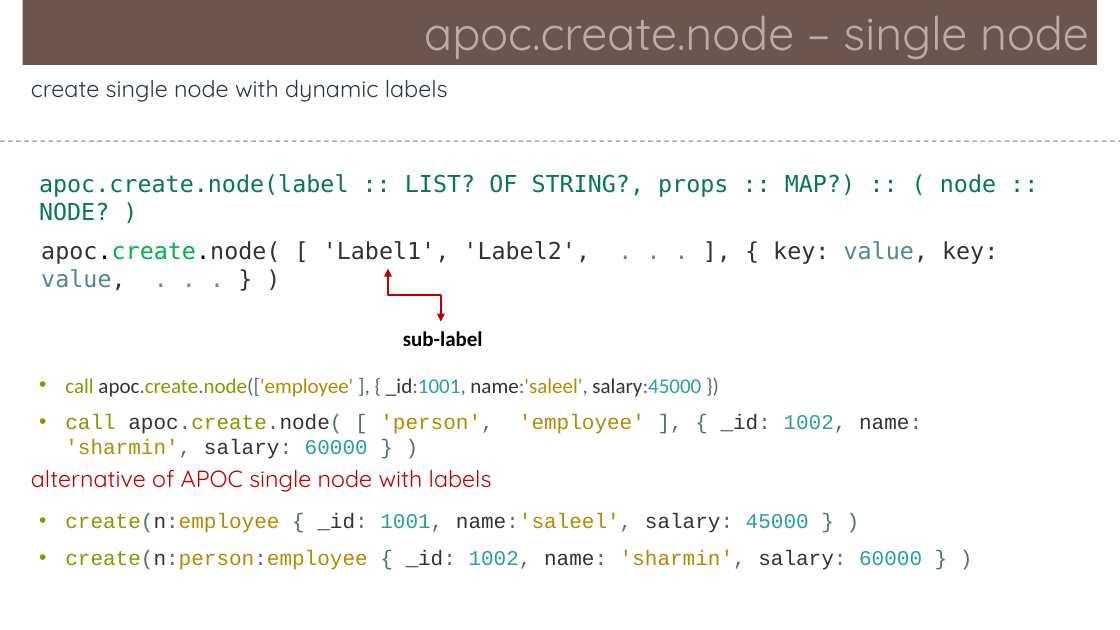
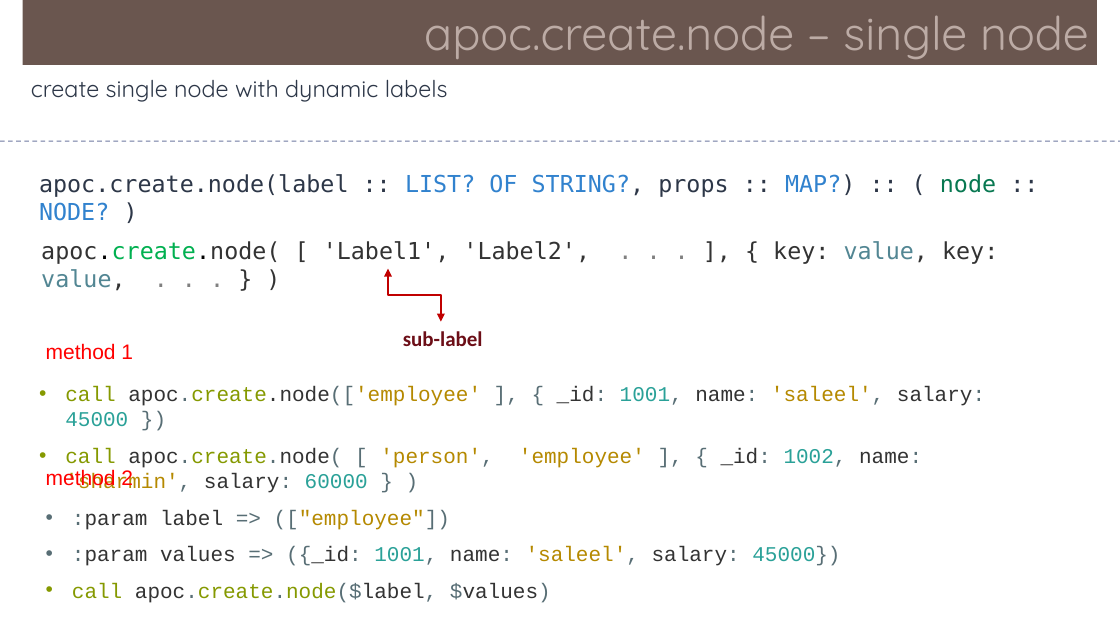
Before and after one commit to Saleel-Bagde/PPT-s, a slide deck: slide 33 of Neo4j.pptx. Drawn at 1120x630 pixels with LibreOffice and Linux fonts; fonts in the diff are those of the drawing. Boxes give left, top, right and bottom in pixels: in the first picture for what was removed or moved away, otherwise in the second. Text is boxed around its words. In the diff, an @@ line names an element or a change of style, - is before the commit and + after.

```diff
--- a/Neo4j.pptx
+++ b/Neo4j.pptx
@@ text "apoc.create.node(label :: LIST? OF STRING?, ..." at [39,174,996,197]: text colour #087851 to #2D3748 in "apoc.create.node(label :: STRING?, props :: MAP?) :: ..."; text colour #087851 to #3182CE in "LIST? OF STRING?, MAP?) NODE?" @@
@@ text "sub-label" at [403,331,483,346]: text colour #000000 to #6C0E17 @@
@@ text added at [46,343,133,360], 18 pt, text #FF0000 @@
+method 1
@@ text "call apoc.create.node(['employee' ], { _id: ...": place and size @@
-text "call apoc.create.node(['employee' ], { _id: ..." at [65,378,922,434]
+text "call apoc.create.node(['employee' ], { _id: ..." at [65,386,985,470]
@@ text at [65,386,985,426]: text changed; font Calibri to Courier New; text colour #B58900 to #333333 @@
-• call apoc.create.node(['employee' ], { _id:1001, name:'saleel', salary:45000 })
+• call apoc.create.node(['employee' ], { _id: 1001, name: 'saleel', salary: 45000 })
@@ text removed at [31,469,492,492] @@
-alternative of APOC single node with labels
@@ text added at [46,469,133,489], 18 pt, text #FF0000 @@
+method 2
@@ text at [72,510,840,603]: text changed; text colour #B58900 to #333333 @@
-• create(n:employee { _id: 1001, name:'saleel', salary: 45000 } )
-• create(n:person:employee { _id: 1002, name: 'sharmin', salary: 60000 } )
+• :param label => (["employee"])
+• :param values => ({_id: 1001, name: 'saleel', salary: 45000})
+• call apoc.create.node($label, $values)
```
Also in this commit, not shown: 1 other slide changed, 1 slide added.
